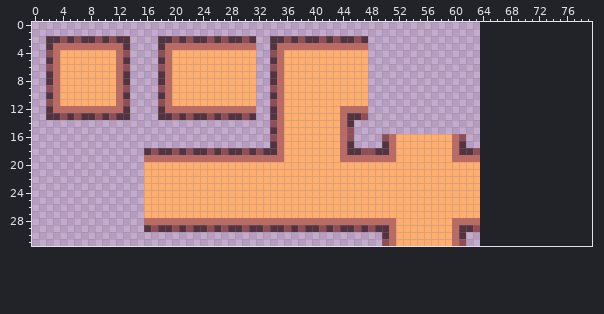
Pixel-art file, stored at Assets/Sprites/ASEPRITEs/wall.aseprite. Above is the file before it was changed.
64x32 pixels, 1 frame. The old version is drawn lined up with the new one, on the new canvas.
The result:
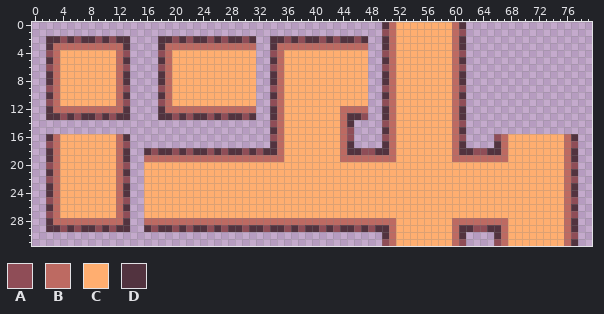
Palette (. is transparent): A #8f4d57  B #bd6a62  C #ffae70  D #52333f
The author wrote: Tried to implement different walls sprites
What changed:
canvas 64x32 -> 80x32
@@ x 0..79 @@
- 0 ................................................................................
- 1 ................................................................................
- 2 ..DDADADDADADD....DDADADDADADDAD..DDADADDADADDAD................................
- 3 ..DBBBBBBBBBBD....DBBBBBBBBBBBBB..DBBBBBBBBBBBBB................................
- 4 ..ABCCCCCCCCBA....ABCCCCCCCCCCCC..ABCCCCCCCCCCCC................................
- 5 ..DBCCCCCCCCBD....DBCCCCCCCCCCCC..DBCCCCCCCCCCCC................................
- 6 ..ABCCCCCCCCBA....ABCCCCCCCCCCCC..ABCCCCCCCCCCCC................................
- 7 ..DBCCCCCCCCBD....DBCCCCCCCCCCCC..DBCCCCCCCCCCCC................................
- 8 ..DBCCCCCCCCBD....DBCCCCCCCCCCCC..DBCCCCCCCCCCCC................................
- 9 ..ABCCCCCCCCBA....ABCCCCCCCCCCCC..ABCCCCCCCCCCCC................................
-10 ..DBCCCCCCCCBD....DBCCCCCCCCCCCC..DBCCCCCCCCCCCC................................
-11 ..ABCCCCCCCCBA....ABCCCCCCCCCCCC..ABCCCCCCCCCCCC................................
-12 ..DBBBBBBBBBBD....DBBBBBBBBBBBBB..DBCCCCCCCCBBBB................................
-13 ..DDADADDADADD....DDADADDADADDAD..DBCCCCCCCCBDDA................................
-14 ..................................ABCCCCCCCCBD..................................
-15 ..................................DBCCCCCCCCBA..................................
-16 ..................................ABCCCCCCCCBA....ABCCCCCCCCBA..................
-17 ..................................DBCCCCCCCCBD....DBCCCCCCCCBD..................
-18 ................DADDADADDADADDADADDBCCCCCCCCBDDAADDBCCCCCCCCBDDA................
-19 ................BBBBBBBBBBBBBBBBBBBBCCCCCCCCBBBBBBBBCCCCCCCCBBBB................
-20 ................CCCCCCCCCCCCCCCCCCCCCCCCCCCCCCCCCCCCCCCCCCCCCCCC................
-21 ................CCCCCCCCCCCCCCCCCCCCCCCCCCCCCCCCCCCCCCCCCCCCCCCC................
-22 ................CCCCCCCCCCCCCCCCCCCCCCCCCCCCCCCCCCCCCCCCCCCCCCCC................
-23 ................CCCCCCCCCCCCCCCCCCCCCCCCCCCCCCCCCCCCCCCCCCCCCCCC................
-24 ................CCCCCCCCCCCCCCCCCCCCCCCCCCCCCCCCCCCCCCCCCCCCCCCC................
-25 ................CCCCCCCCCCCCCCCCCCCCCCCCCCCCCCCCCCCCCCCCCCCCCCCC................
-26 ................CCCCCCCCCCCCCCCCCCCCCCCCCCCCCCCCCCCCCCCCCCCCCCCC................
-27 ................CCCCCCCCCCCCCCCCCCCCCCCCCCCCCCCCCCCCCCCCCCCCCCCC................
-28 ................BBBBBBBBBBBBBBBBBBBBBBBBBBBBBBBBBBBBCCCCCCCCBBBB................
-29 ................DADDADADDADADDADDADDADADDADADDADADDBCCCCCCCCBDDA................
-30 ..................................................DBCCCCCCCCBD..................
-31 ..................................................ABCCCCCCCCBA..................
+ 0 ..................................................DBCCCCCCCCBD..................
+ 1 ..................................................ABCCCCCCCCBA..................
+ 2 ..DDADADDADADD....DDADADDADADDAD..DDADADDADADDAD..DBCCCCCCCCBD..................
+ 3 ..DBBBBBBBBBBD....DBBBBBBBBBBBBB..DBBBBBBBBBBBBB..DBCCCCCCCCBD..................
+ 4 ..ABCCCCCCCCBA....ABCCCCCCCCCCCC..ABCCCCCCCCCCCC..ABCCCCCCCCBA..................
+ 5 ..DBCCCCCCCCBD....DBCCCCCCCCCCCC..DBCCCCCCCCCCCC..DBCCCCCCCCBD..................
+ 6 ..ABCCCCCCCCBA....ABCCCCCCCCCCCC..ABCCCCCCCCCCCC..ABCCCCCCCCBA..................
+ 7 ..DBCCCCCCCCBD....DBCCCCCCCCCCCC..DBCCCCCCCCCCCC..DBCCCCCCCCBD..................
+ 8 ..DBCCCCCCCCBD....DBCCCCCCCCCCCC..DBCCCCCCCCCCCC..DBCCCCCCCCBD..................
+ 9 ..ABCCCCCCCCBA....ABCCCCCCCCCCCC..ABCCCCCCCCCCCC..ABCCCCCCCCBA..................
+10 ..DBCCCCCCCCBD....DBCCCCCCCCCCCC..DBCCCCCCCCCCCC..DBCCCCCCCCBD..................
+11 ..ABCCCCCCCCBA....ABCCCCCCCCCCCC..ABCCCCCCCCCCCC..ABCCCCCCCCBA..................
+12 ..DBBBBBBBBBBD....DBBBBBBBBBBBBB..DBCCCCCCCCBBBB..DBCCCCCCCCBD..................
+13 ..DDADADDADADD....DDADADDADADDAD..DBCCCCCCCCBDDA..DBCCCCCCCCBD..................
+14 ..................................ABCCCCCCCCBD....ABCCCCCCCCBA..................
+15 ..................................DBCCCCCCCCBA....DBCCCCCCCCBD..................
+16 ..DBCCCCCCCCBD....................ABCCCCCCCCBA....ABCCCCCCCCBA....ABCCCCCCCCBD..
+17 ..ABCCCCCCCCBA....................DBCCCCCCCCBD....DBCCCCCCCCBD....DBCCCCCCCCBA..
+18 ..DBCCCCCCCCBD..DADDADADDADADDADADDBCCCCCCCCBDDAADDBCCCCCCCCBDDAADDBCCCCCCCCBD..
+19 ..DBCCCCCCCCBD..BBBBBBBBBBBBBBBBBBBBCCCCCCCCBBBBBBBBCCCCCCCCBBBBBBBBCCCCCCCCBD..
+20 ..ABCCCCCCCCBA..CCCCCCCCCCCCCCCCCCCCCCCCCCCCCCCCCCCCCCCCCCCCCCCCCCCCCCCCCCCCBA..
+21 ..DBCCCCCCCCBD..CCCCCCCCCCCCCCCCCCCCCCCCCCCCCCCCCCCCCCCCCCCCCCCCCCCCCCCCCCCCBD..
+22 ..ABCCCCCCCCBA..CCCCCCCCCCCCCCCCCCCCCCCCCCCCCCCCCCCCCCCCCCCCCCCCCCCCCCCCCCCCBA..
+23 ..DBCCCCCCCCBD..CCCCCCCCCCCCCCCCCCCCCCCCCCCCCCCCCCCCCCCCCCCCCCCCCCCCCCCCCCCCBD..
+24 ..DBCCCCCCCCBD..CCCCCCCCCCCCCCCCCCCCCCCCCCCCCCCCCCCCCCCCCCCCCCCCCCCCCCCCCCCCBD..
+25 ..ABCCCCCCCCBA..CCCCCCCCCCCCCCCCCCCCCCCCCCCCCCCCCCCCCCCCCCCCCCCCCCCCCCCCCCCCBA..
+26 ..DBCCCCCCCCBD..CCCCCCCCCCCCCCCCCCCCCCCCCCCCCCCCCCCCCCCCCCCCCCCCCCCCCCCCCCCCBD..
+27 ..ABCCCCCCCCBA..CCCCCCCCCCCCCCCCCCCCCCCCCCCCCCCCCCCCCCCCCCCCCCCCCCCCCCCCCCCCBA..
+28 ..DBBBBBBBBBBD..BBBBBBBBBBBBBBBBBBBBBBBBBBBBBBBBBBBBCCCCCCCCBBBBBBBBCCCCCCCCBD..
+29 ..DDADADDADADD..DADDADADDADADDADDADDADADDADADDADADDBCCCCCCCCBDDAADDBCCCCCCCCBD..
+30 ..................................................DBCCCCCCCCBD....DBCCCCCCCCBA..
+31 ..................................................ABCCCCCCCCBA....ABCCCCCCCCBD..
Pixel boxes of the changes (left, top, right, bottom) in both pictures:
added: (382, 22, 578, 246)
added: (46, 134, 130, 232)
